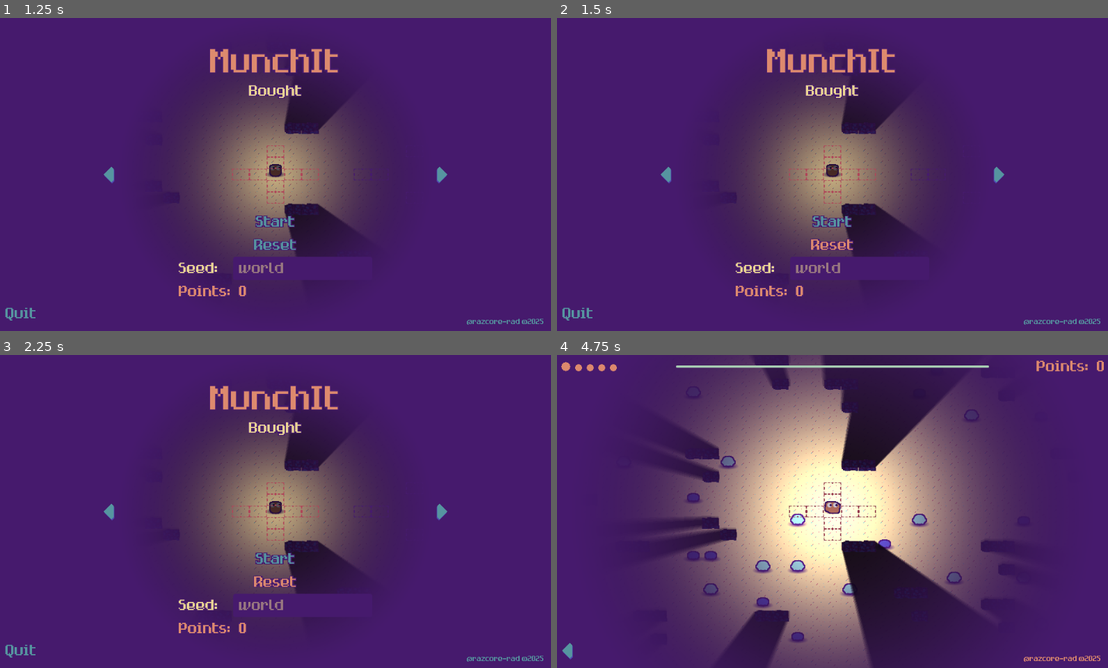
Above: before the commit, frames 1-4 (two rows, left to right).
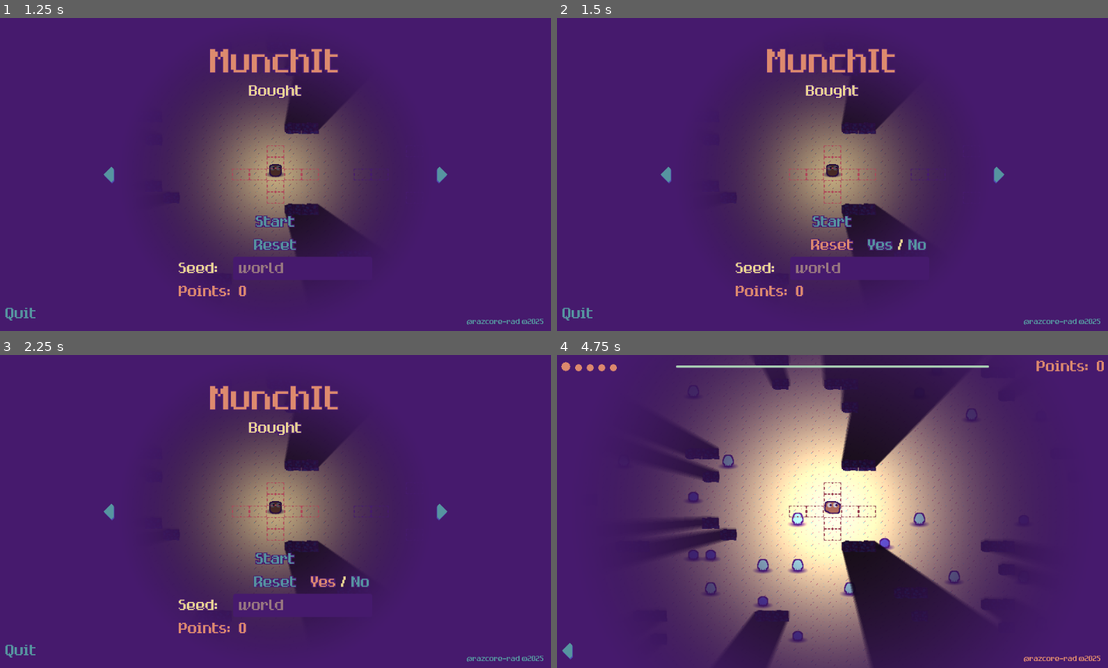
Above: after the commit, the same moments.

Repository: razcore-rad/godot-munchit
Game: Godot game, scene res://main.tscn
Two runs of this game, one before a commit and one after it. Both use one fixed random seed, a clock stepped at 60 frames per second and the inputs below.
Inputs (mouse positions are in pixels of both pictures, inside the frame that each line leads up to):
- Up to frame 1 (1.25 s): click (303, 268) at 0.52 s; type "Alex" at 0.6 s
- Up to frame 2 (1.5 s): click "Reset" at 1.25 s
- Up to frame 3 (2.25 s): click (325, 583) at 2 s, where only the run after the commit has a clickable "Yes"
- Up to frame 4 (4.75 s): click (915, 583) at 2.75 s, where only the run after the commit has a clickable "No"; click "Start" at 3.5 s; click "@razcore-rad ©2025" at 4.25 s

Frame 1 is identical in both runs. In frame 2, 0.2% of the frame differs, in the area x 56-68%, y 70-75%; in frame 3, 0.4%; in frame 4, 0.4%, in the area x 23-75%, y 17-91%.

Commit message:
feat: cover most of graphics & mechanics bofore audio

Diff:
--- a/entities/enemies/enemy_2d_a.tscn
+++ b/entities/enemies/enemy_2d_a.tscn
@@ -1,8 +1,8 @@
-[gd_scene load_steps=7 format=3 uid="uid://bgp7ukyuf5mtq"]
+[gd_scene load_steps=8 format=3 uid="uid://bgp7ukyuf5mtq"]
 
 [ext_resource type="PackedScene" uid="uid://cyg5mmbtdwxb8" path="res://entities/enemies/enemy_2d.tscn" id="1_tlrju"]
 [ext_resource type="PackedScene" uid="uid://jlhatc0x6ggi" path="res://entities/move_area_collision_shape_2d.tscn" id="2_tlrju"]
-[ext_resource type="Texture2D" uid="uid://04l13dw4h1ao" path="res://entities/enemies/assets/enemies.png" id="3_tlrju"]
+[ext_resource type="Texture2D" uid="uid://1gqo64nu17or" path="res://entities/enemies/enemies.png" id="3_tlrju"]
 
 [sub_resource type="AtlasTexture" id="AtlasTexture_eveg7"]
 atlas = ExtResource("3_tlrju")
@@ -12,14 +12,21 @@
 atlas = ExtResource("3_tlrju")
 region = Rect2(32, 0, 32, 32)
 
+[sub_resource type="AtlasTexture" id="AtlasTexture_fdirg"]
+atlas = ExtResource("3_tlrju")
+region = Rect2(64, 0, 32, 32)
+
 [sub_resource type="SpriteFrames" id="SpriteFrames_tlrju"]
 animations = [{
 "frames": [{
 "duration": 1.0,
 "texture": SubResource("AtlasTexture_eveg7")
 }, {
-"duration": 1.5,
+"duration": 1.3,
 "texture": SubResource("AtlasTexture_scny1")
+}, {
+"duration": 0.78,
+"texture": SubResource("AtlasTexture_fdirg")
 }],
 "loop": true,
 "name": &"default",
--- a/entities/enemies/enemy_2d_b.tscn
+++ b/entities/enemies/enemy_2d_b.tscn
@@ -1,8 +1,8 @@
-[gd_scene load_steps=7 format=3 uid="uid://5n0tfoc3ta3v"]
+[gd_scene load_steps=8 format=3 uid="uid://5n0tfoc3ta3v"]
 
 [ext_resource type="PackedScene" uid="uid://cyg5mmbtdwxb8" path="res://entities/enemies/enemy_2d.tscn" id="1_vejp2"]
 [ext_resource type="PackedScene" uid="uid://jlhatc0x6ggi" path="res://entities/move_area_collision_shape_2d.tscn" id="2_vejp2"]
-[ext_resource type="Texture2D" uid="uid://04l13dw4h1ao" path="res://entities/enemies/assets/enemies.png" id="3_vejp2"]
+[ext_resource type="Texture2D" uid="uid://1gqo64nu17or" path="res://entities/enemies/enemies.png" id="3_vejp2"]
 
 [sub_resource type="AtlasTexture" id="AtlasTexture_miwre"]
 atlas = ExtResource("3_vejp2")
@@ -12,14 +12,21 @@
 atlas = ExtResource("3_vejp2")
 region = Rect2(32, 32, 32, 32)
 
+[sub_resource type="AtlasTexture" id="AtlasTexture_yf2pk"]
+atlas = ExtResource("3_vejp2")
+region = Rect2(64, 32, 32, 32)
+
 [sub_resource type="SpriteFrames" id="SpriteFrames_vejp2"]
 animations = [{
 "frames": [{
 "duration": 1.0,
 "texture": SubResource("AtlasTexture_miwre")
 }, {
-"duration": 1.5,
+"duration": 1.54,
 "texture": SubResource("AtlasTexture_563na")
+}, {
+"duration": 0.8,
+"texture": SubResource("AtlasTexture_yf2pk")
 }],
 "loop": true,
 "name": &"default",
--- a/entities/enemies/enemy_2d_c.tscn
+++ b/entities/enemies/enemy_2d_c.tscn
@@ -1,25 +1,32 @@
-[gd_scene load_steps=7 format=3 uid="uid://dyhsml17xc531"]
+[gd_scene load_steps=8 format=3 uid="uid://dyhsml17xc531"]
 
 [ext_resource type="PackedScene" uid="uid://cyg5mmbtdwxb8" path="res://entities/enemies/enemy_2d.tscn" id="1_wd2xg"]
 [ext_resource type="PackedScene" uid="uid://jlhatc0x6ggi" path="res://entities/move_area_collision_shape_2d.tscn" id="2_wd2xg"]
-[ext_resource type="Texture2D" uid="uid://04l13dw4h1ao" path="res://entities/enemies/assets/enemies.png" id="3_trpx6"]
+[ext_resource type="Texture2D" uid="uid://1gqo64nu17or" path="res://entities/enemies/enemies.png" id="3_wd2xg"]
 
-[sub_resource type="AtlasTexture" id="AtlasTexture_miwre"]
-atlas = ExtResource("3_trpx6")
-region = Rect2(0, 32, 32, 32)
+[sub_resource type="AtlasTexture" id="AtlasTexture_bslto"]
+atlas = ExtResource("3_wd2xg")
+region = Rect2(0, 64, 32, 32)
 
-[sub_resource type="AtlasTexture" id="AtlasTexture_563na"]
-atlas = ExtResource("3_trpx6")
-region = Rect2(32, 32, 32, 32)
+[sub_resource type="AtlasTexture" id="AtlasTexture_trpx6"]
+atlas = ExtResource("3_wd2xg")
+region = Rect2(32, 64, 32, 32)
+
+[sub_resource type="AtlasTexture" id="AtlasTexture_46dot"]
+atlas = ExtResource("3_wd2xg")
+region = Rect2(64, 64, 32, 32)
 
 [sub_resource type="SpriteFrames" id="SpriteFrames_vejp2"]
 animations = [{
 "frames": [{
 "duration": 1.0,
-"texture": SubResource("AtlasTexture_miwre")
+"texture": SubResource("AtlasTexture_bslto")
 }, {
-"duration": 1.5,
-"texture": SubResource("AtlasTexture_563na")
+"duration": 1.45,
+"texture": SubResource("AtlasTexture_trpx6")
+}, {
+"duration": 0.76,
+"texture": SubResource("AtlasTexture_46dot")
 }],
 "loop": true,
 "name": &"default",
--- a/entities/enemies/enemy_2d_d.tscn
+++ b/entities/enemies/enemy_2d_d.tscn
@@ -1,25 +1,32 @@
-[gd_scene load_steps=7 format=3 uid="uid://nyyhoa4rkjuy"]
+[gd_scene load_steps=8 format=3 uid="uid://nyyhoa4rkjuy"]
 
 [ext_resource type="PackedScene" uid="uid://cyg5mmbtdwxb8" path="res://entities/enemies/enemy_2d.tscn" id="1_foed7"]
 [ext_resource type="PackedScene" uid="uid://jlhatc0x6ggi" path="res://entities/move_area_collision_shape_2d.tscn" id="2_bx2cv"]
-[ext_resource type="Texture2D" uid="uid://04l13dw4h1ao" path="res://entities/enemies/assets/enemies.png" id="3_f37xk"]
+[ext_resource type="Texture2D" uid="uid://1gqo64nu17or" path="res://entities/enemies/enemies.png" id="3_foed7"]
 
-[sub_resource type="AtlasTexture" id="AtlasTexture_miwre"]
-atlas = ExtResource("3_f37xk")
-region = Rect2(0, 32, 32, 32)
+[sub_resource type="AtlasTexture" id="AtlasTexture_bx2cv"]
+atlas = ExtResource("3_foed7")
+region = Rect2(0, 96, 32, 32)
 
-[sub_resource type="AtlasTexture" id="AtlasTexture_563na"]
-atlas = ExtResource("3_f37xk")
-region = Rect2(32, 32, 32, 32)
+[sub_resource type="AtlasTexture" id="AtlasTexture_f37xk"]
+atlas = ExtResource("3_foed7")
+region = Rect2(32, 96, 32, 32)
+
+[sub_resource type="AtlasTexture" id="AtlasTexture_g6wyp"]
+atlas = ExtResource("3_foed7")
+region = Rect2(64, 96, 32, 32)
 
 [sub_resource type="SpriteFrames" id="SpriteFrames_vejp2"]
 animations = [{
 "frames": [{
 "duration": 1.0,
-"texture": SubResource("AtlasTexture_miwre")
+"texture": SubResource("AtlasTexture_bx2cv")
 }, {
-"duration": 1.5,
-"texture": SubResource("AtlasTexture_563na")
+"duration": 1.43,
+"texture": SubResource("AtlasTexture_f37xk")
+}, {
+"duration": 0.9,
+"texture": SubResource("AtlasTexture_g6wyp")
 }],
 "loop": true,
 "name": &"default",
--- a/entities/enemies/enemy_2d_e.tscn
+++ b/entities/enemies/enemy_2d_e.tscn
@@ -1,25 +1,32 @@
-[gd_scene load_steps=7 format=3 uid="uid://cbco7laih6b3p"]
+[gd_scene load_steps=8 format=3 uid="uid://cbco7laih6b3p"]
 
 [ext_resource type="PackedScene" uid="uid://cyg5mmbtdwxb8" path="res://entities/enemies/enemy_2d.tscn" id="1_8b5vp"]
 [ext_resource type="PackedScene" uid="uid://jlhatc0x6ggi" path="res://entities/move_area_collision_shape_2d.tscn" id="2_c7nab"]
-[ext_resource type="Texture2D" uid="uid://04l13dw4h1ao" path="res://entities/enemies/assets/enemies.png" id="3_gy6nf"]
+[ext_resource type="Texture2D" uid="uid://1gqo64nu17or" path="res://entities/enemies/enemies.png" id="3_8b5vp"]
 
-[sub_resource type="AtlasTexture" id="AtlasTexture_miwre"]
-atlas = ExtResource("3_gy6nf")
-region = Rect2(0, 32, 32, 32)
+[sub_resource type="AtlasTexture" id="AtlasTexture_c7nab"]
+atlas = ExtResource("3_8b5vp")
+region = Rect2(0, 128, 32, 32)
 
-[sub_resource type="AtlasTexture" id="AtlasTexture_563na"]
-atlas = ExtResource("3_gy6nf")
-region = Rect2(32, 32, 32, 32)
+[sub_resource type="AtlasTexture" id="AtlasTexture_gy6nf"]
+atlas = ExtResource("3_8b5vp")
+region = Rect2(32, 128, 32, 32)
+
+[sub_resource type="AtlasTexture" id="AtlasTexture_wr352"]
+atlas = ExtResource("3_8b5vp")
+region = Rect2(64, 128, 32, 32)
 
 [sub_resource type="SpriteFrames" id="SpriteFrames_vejp2"]
 animations = [{
 "frames": [{
 "duration": 1.0,
-"texture": SubResource("AtlasTexture_miwre")
+"texture": SubResource("AtlasTexture_c7nab")
 }, {
-"duration": 1.5,
-"texture": SubResource("AtlasTexture_563na")
+"duration": 1.37,
+"texture": SubResource("AtlasTexture_gy6nf")
+}, {
+"duration": 0.83,
+"texture": SubResource("AtlasTexture_wr352")
 }],
 "loop": true,
 "name": &"default",
@@ -85,7 +92,7 @@
 
 [node name="AnimatedSprite2D" parent="Skin2D" index="0"]
 unique_name_in_owner = true
-modulate = Color(0.321569, 0.294118, 0.701961, 1)
+modulate = Color(0.439216, 0.152941, 0.509804, 1)
 sprite_frames = SubResource("SpriteFrames_vejp2")
 
 [editable path="Areas2D/MoveArea2D/MoveAreaCollisionShape2D"]
--- a/entities/enemies/enemy_2d_f.tscn
+++ b/entities/enemies/enemy_2d_f.tscn
@@ -1,25 +1,32 @@
-[gd_scene load_steps=7 format=3 uid="uid://b37o62553ksjd"]
+[gd_scene load_steps=8 format=3 uid="uid://b37o62553ksjd"]
 
 [ext_resource type="PackedScene" uid="uid://cyg5mmbtdwxb8" path="res://entities/enemies/enemy_2d.tscn" id="1_w4d5f"]
 [ext_resource type="PackedScene" uid="uid://jlhatc0x6ggi" path="res://entities/move_area_collision_shape_2d.tscn" id="2_x6mj7"]
-[ext_resource type="Texture2D" uid="uid://04l13dw4h1ao" path="res://entities/enemies/assets/enemies.png" id="3_4jpuy"]
+[ext_resource type="Texture2D" uid="uid://1gqo64nu17or" path="res://entities/enemies/enemies.png" id="3_w4d5f"]
 
-[sub_resource type="AtlasTexture" id="AtlasTexture_miwre"]
-atlas = ExtResource("3_4jpuy")
-region = Rect2(0, 32, 32, 32)
+[sub_resource type="AtlasTexture" id="AtlasTexture_x6mj7"]
+atlas = ExtResource("3_w4d5f")
+region = Rect2(0, 160, 32, 32)
 
-[sub_resource type="AtlasTexture" id="AtlasTexture_563na"]
-atlas = ExtResource("3_4jpuy")
-region = Rect2(32, 32, 32, 32)
+[sub_resource type="AtlasTexture" id="AtlasTexture_4jpuy"]
+atlas = ExtResource("3_w4d5f")
+region = Rect2(32, 160, 32, 32)
+
+[sub_resource type="AtlasTexture" id="AtlasTexture_mw48n"]
+atlas = ExtResource("3_w4d5f")
+region = Rect2(64, 160, 32, 32)
 
 [sub_resource type="SpriteFrames" id="SpriteFrames_vejp2"]
 animations = [{
 "frames": [{
 "duration": 1.0,
-"texture": SubResource("AtlasTexture_miwre")
+"texture": SubResource("AtlasTexture_x6mj7")
 }, {
-"duration": 1.5,
-"texture": SubResource("AtlasTexture_563na")
+"duration": 1.6,
+"texture": SubResource("AtlasTexture_4jpuy")
+}, {
+"duration": 0.94,
+"texture": SubResource("AtlasTexture_mw48n")
 }],
 "loop": true,
 "name": &"default",
@@ -106,7 +113,7 @@
 
 [node name="AnimatedSprite2D" parent="Skin2D" index="0"]
 unique_name_in_owner = true
-modulate = Color(0.439216, 0.152941, 0.509804, 1)
+modulate = Color(0.690196, 0.270588, 0.352941, 1)
 sprite_frames = SubResource("SpriteFrames_vejp2")
 
 [editable path="Areas2D/MoveArea2D/MoveAreaCollisionShape2D"]
--- a/entities/enemies/enemy_2d_g.tscn
+++ b/entities/enemies/enemy_2d_g.tscn
@@ -1,25 +1,32 @@
-[gd_scene load_steps=7 format=3 uid="uid://ntjc3ebe3fe8"]
+[gd_scene load_steps=8 format=3 uid="uid://ntjc3ebe3fe8"]
 
 [ext_resource type="PackedScene" uid="uid://cyg5mmbtdwxb8" path="res://entities/enemies/enemy_2d.tscn" id="1_w4d5f"]
 [ext_resource type="PackedScene" uid="uid://jlhatc0x6ggi" path="res://entities/move_area_collision_shape_2d.tscn" id="2_x6mj7"]
-[ext_resource type="Texture2D" uid="uid://04l13dw4h1ao" path="res://entities/enemies/assets/enemies.png" id="3_4jpuy"]
+[ext_resource type="Texture2D" uid="uid://1gqo64nu17or" path="res://entities/enemies/enemies.png" id="3_jc1ar"]
 
-[sub_resource type="AtlasTexture" id="AtlasTexture_miwre"]
-atlas = ExtResource("3_4jpuy")
-region = Rect2(0, 32, 32, 32)
+[sub_resource type="AtlasTexture" id="AtlasTexture_60t7i"]
+atlas = ExtResource("3_jc1ar")
+region = Rect2(0, 192, 32, 32)
 
-[sub_resource type="AtlasTexture" id="AtlasTexture_563na"]
-atlas = ExtResource("3_4jpuy")
-region = Rect2(32, 32, 32, 32)
+[sub_resource type="AtlasTexture" id="AtlasTexture_se2dw"]
+atlas = ExtResource("3_jc1ar")
+region = Rect2(32, 192, 32, 32)
+
+[sub_resource type="AtlasTexture" id="AtlasTexture_r1itk"]
+atlas = ExtResource("3_jc1ar")
+region = Rect2(64, 192, 32, 32)
 
 [sub_resource type="SpriteFrames" id="SpriteFrames_vejp2"]
 animations = [{
 "frames": [{
 "duration": 1.0,
-"texture": SubResource("AtlasTexture_miwre")
+"texture": SubResource("AtlasTexture_60t7i")
 }, {
-"duration": 1.5,
-"texture": SubResource("AtlasTexture_563na")
+"duration": 1.43,
+"texture": SubResource("AtlasTexture_se2dw")
+}, {
+"duration": 0.67,
+"texture": SubResource("AtlasTexture_r1itk")
 }],
 "loop": true,
 "name": &"default",
@@ -127,8 +134,9 @@
 
 [node name="AnimatedSprite2D" parent="Skin2D" index="0"]
 unique_name_in_owner = true
-modulate = Color(0.278431, 0.105882, 0.431373, 1)
+modulate = Color(0.341176, 0.588235, 0.631373, 1)
 sprite_frames = SubResource("SpriteFrames_vejp2")
+frame_progress = 0.6645
 
 [editable path="Areas2D/MoveArea2D/MoveAreaCollisionShape2D"]
 [editable path="Areas2D/MoveArea2D/MoveAreaCollisionShape2D2"]
--- a/entities/enemies/stinger_enemy_2d.tscn
+++ b/entities/enemies/stinger_enemy_2d.tscn
@@ -3,7 +3,7 @@
 [ext_resource type="PackedScene" uid="uid://b252do5nimfkg" path="res://entities/entity_2d.tscn" id="1_0ail3"]
 [ext_resource type="Script" uid="uid://cc2jglfyhmqqn" path="res://entities/enemies/stinger_enemy_2d.gd" id="2_i3isv"]
 [ext_resource type="Shader" uid="uid://nu0e1o8wd5d4" path="res://entities/outline.gdshader" id="3_lf8yw"]
-[ext_resource type="Texture2D" uid="uid://04l13dw4h1ao" path="res://entities/enemies/assets/enemies.png" id="4_0ail3"]
+[ext_resource type="Texture2D" uid="uid://1gqo64nu17or" path="res://entities/enemies/enemies.png" id="4_0ail3"]
 
 [sub_resource type="ShaderMaterial" id="ShaderMaterial_0ail3"]
 shader = ExtResource("3_lf8yw")
@@ -12,19 +12,19 @@
 
 [sub_resource type="AtlasTexture" id="AtlasTexture_i3isv"]
 atlas = ExtResource("4_0ail3")
-region = Rect2(0, 64, 32, 32)
+region = Rect2(0, 224, 32, 32)
 
 [sub_resource type="AtlasTexture" id="AtlasTexture_lf8yw"]
 atlas = ExtResource("4_0ail3")
-region = Rect2(32, 64, 32, 32)
+region = Rect2(32, 224, 32, 32)
 
 [sub_resource type="AtlasTexture" id="AtlasTexture_0ds0w"]
 atlas = ExtResource("4_0ail3")
-region = Rect2(64, 64, 32, 32)
+region = Rect2(64, 224, 32, 32)
 
 [sub_resource type="AtlasTexture" id="AtlasTexture_ltgev"]
 atlas = ExtResource("4_0ail3")
-region = Rect2(96, 64, 32, 32)
+region = Rect2(96, 224, 32, 32)
 
 [sub_resource type="SpriteFrames" id="SpriteFrames_i3isv"]
 animations = [{
--- a/entities/player/player_2d.gd
+++ b/entities/player/player_2d.gd
@@ -52,9 +52,10 @@
 
 
 func _on_skin_sub_viewport_blob(blob_count: int, is_added: bool) -> void:
-	visible = blob_count > 0
 	if not is_added:
 		eyes_animation_player.play("attacked")
+		if blob_count <= 0:
+			animation_player.play("die")
 
 
 func _on_detect_area_input_event(_viewport: Node, event: InputEvent, _shape_idx: int) -> void:
--- a/entities/player/player_2d.tscn
+++ b/entities/player/player_2d.tscn
@@ -19,6 +19,11 @@
 shader = ExtResource("3_aymf0")
 shader_parameter/threshold = 0.05
 shader_parameter/color = Color(0.870588, 0.545098, 0.435294, 1)
+
+[sub_resource type="ShaderMaterial" id="ShaderMaterial_is22s"]
+shader = ExtResource("4_lnv7a")
+shader_parameter/color = Color(1, 1, 1, 1)
+shader_parameter/threshold = -1.0
 
 [sub_resource type="ShaderMaterial" id="ShaderMaterial_4co2k"]
 shader = ExtResource("4_lnv7a")
@@ -178,6 +183,54 @@
 "update": 0,
 "values": [Color(0.870588, 0.545098, 0.435294, 1)]
 }
+tracks/4/type = "value"
+tracks/4/imported = false
+tracks/4/enabled = true
+tracks/4/path = NodePath("%Extra2D/..:scale")
+tracks/4/interp = 1
+tracks/4/loop_wrap = true
+tracks/4/keys = {
+"times": PackedFloat32Array(0),
+"transitions": PackedFloat32Array(1),
+"update": 0,
+"values": [Vector2(1, 1)]
+}
+tracks/5/type = "value"
+tracks/5/imported = false
+tracks/5/enabled = true
+tracks/5/path = NodePath("%MouthAnimatedSprite2D/..:visible")
+tracks/5/interp = 1
+tracks/5/loop_wrap = true
+tracks/5/keys = {
+"times": PackedFloat32Array(0),
+"transitions": PackedFloat32Array(1),
+"update": 1,
+"values": [true]
+}
+tracks/6/type = "value"
+tracks/6/imported = false
+tracks/6/enabled = true
+tracks/6/path = NodePath("%Extra2D/../..:visible")
+tracks/6/interp = 1
+tracks/6/loop_wrap = true
+tracks/6/keys = {
+"times": PackedFloat32Array(0),
+"transitions": PackedFloat32Array(1),
+"update": 1,
+"values": [true]
+}
+tracks/7/type = "value"
+tracks/7/imported = false
+tracks/7/enabled = true
+tracks/7/path = NodePath("CanvasGroup/SkinSubViewportContainer/SkinSubViewport/ColorRect:visible")
+tracks/7/interp = 1
+tracks/7/loop_wrap = true
+tracks/7/keys = {
+"times": PackedFloat32Array(0),
+"transitions": PackedFloat32Array(1),
+"update": 1,
+"values": [false]
+}
 
 [sub_resource type="Animation" id="Animation_chs0w"]
 resource_name = "eat"
@@ -273,9 +326,62 @@
 "values": [Color(0.870588, 0.545098, 0.435294, 1), Color(0.690196, 0.270588, 0.352941, 1)]
 }
 
+[sub_resource type="Animation" id="Animation_x41kj"]
+resource_name = "die"
+length = 0.4
+tracks/0/type = "value"
+tracks/0/imported = false
+tracks/0/enabled = true
+tracks/0/path = NodePath("%Extra2D/..:scale")
+tracks/0/interp = 1
+tracks/0/loop_wrap = true
+tracks/0/keys = {
+"times": PackedFloat32Array(0, 0.1, 0.4),
+"transitions": PackedFloat32Array(2, 0.5, 1),
+"update": 0,
+"values": [Vector2(1, 1), Vector2(0.8, 1.4), Vector2(1.4, 0.4)]
+}
+tracks/1/type = "value"
+tracks/1/imported = false
+tracks/1/enabled = true
+tracks/1/path = NodePath("%MouthAnimatedSprite2D/..:visible")
+tracks/1/interp = 1
+tracks/1/loop_wrap = true
+tracks/1/keys = {
+"times": PackedFloat32Array(0, 0.3, 0.4),
+"transitions": PackedFloat32Array(1, 1, 1),
+"update": 1,
+"values": [true, false, true]
+}
+tracks/2/type = "value"
+tracks/2/imported = false
+tracks/2/enabled = true
+tracks/2/path = NodePath("%Extra2D/../..:visible")
+tracks/2/interp = 1
+tracks/2/loop_wrap = true
+tracks/2/keys = {
+"times": PackedFloat32Array(0, 0.4),
+"transitions": PackedFloat32Array(1, 1),
+"update": 1,
+"values": [true, false]
+}
+tracks/3/type = "value"
+tracks/3/imported = false
+tracks/3/enabled = true
+tracks/3/path = NodePath("CanvasGroup/SkinSubViewportContainer/SkinSubViewport/ColorRect:visible")
+tracks/3/interp = 1
+tracks/3/loop_wrap = true
+tracks/3/keys = {
+"times": PackedFloat32Array(0),
+"transitions": PackedFloat32Array(1),
+"update": 1,
+"values": [true]
+}
+
 [sub_resource type="AnimationLibrary" id="AnimationLibrary_qalwy"]
 _data = {
 &"RESET": SubResource("Animation_is22s"),
+&"die": SubResource("Animation_x41kj"),
 &"eat": SubResource("Animation_chs0w"),
 &"lose_points": SubResource("Animation_2sf31")
 }
@@ -319,7 +425,6 @@
 
 [node name="CanvasGroup" type="CanvasGroup" parent="." index="3"]
 material = SubResource("ShaderMaterial_u8ep7")
-position = Vector2(0, -5)
 
 [node name="SkinSubViewportContainer" type="SubViewportContainer" parent="CanvasGroup" index="0"]
 material = SubResource("ShaderMaterial_5pdhx")
@@ -330,9 +435,9 @@
 anchor_right = 0.5
 anchor_bottom = 0.5
 offset_left = -100.0
-offset_top = -150.0
+offset_top = -155.0
 offset_right = 100.0
-offset_bottom = 50.0
+offset_bottom = 45.0
 grow_horizontal = 2
 grow_vertical = 2
 mouse_filter = 2
@@ -342,9 +447,26 @@
 unique_name_in_owner = true
 size = Vector2i(200, 200)
 
+[node name="ColorRect" type="ColorRect" parent="CanvasGroup/SkinSubViewportContainer/SkinSubViewport" index="2"]
+visible = false
+material = SubResource("ShaderMaterial_is22s")
+custom_minimum_size = Vector2(20, 20)
+anchors_preset = 8
+anchor_left = 0.5
+anchor_top = 0.5
+anchor_right = 0.5
+anchor_bottom = 0.5
+offset_left = -10.0
+offset_top = 39.0
+offset_right = 10.0
+offset_bottom = 59.0
+grow_horizontal = 2
+grow_vertical = 2
+mouse_filter = 2
+
 [node name="Extra2D" type="Node2D" parent="CanvasGroup" index="1"]
 unique_name_in_owner = true
-position = Vector2(0, -5)
+position = Vector2(0, -10)
 
 [node name="Eyes2D" type="Node2D" parent="CanvasGroup/Extra2D" index="0"]
 
@@ -464,7 +586,6 @@
 
 [node name="AnimationPlayer" type="AnimationPlayer" parent="." index="6"]
 unique_name_in_owner = true
-root_node = NodePath("../CanvasGroup/Extra2D/MouthAnimatedSprite2D/GPUParticles2D")
 libraries = {
 &"": SubResource("AnimationLibrary_qalwy")
 }
--- a/main.gd
+++ b/main.gd
@@ -177,6 +177,7 @@
 		blink_tween.tween_property(points_label, "modulate", points_label_modulate, 0.05)
 
 	await main_tween.finished
+	player.animation_player.play("RESET")
 	if blink_tween != null and point_count > 0:
 		blink_tween.kill()
 
@@ -206,8 +207,6 @@
 		blink_tween.kill()
 		menu_control.menu_points_label.modulate = menu_control_points_label_modulate
 
-	player.skin_sub_viewport.add_blob()
-
 	main_tween = create_tween().set_trans(Tween.TRANS_SINE)
 	main_tween.tween_property(base_point_light, "energy", base_point_light_start_enerty, 2.0)
 	main_tween.parallel().tween_property(base_point_light, "texture_scale", base_point_light_start_texture_scale, 2.0)
--- a/main.tscn
+++ b/main.tscn
@@ -495,10 +495,51 @@
 unique_name_in_owner = true
 material = SubResource("ShaderMaterial_4c57u")
 layout_mode = 2
+size_flags_horizontal = 3
 tooltip_text = "Reset Game State"
 focus_mode = 0
 shortcut = SubResource("Shortcut_074og")
 text = "Reset"
+flat = true
+
+[node name="ResetHBoxContainer" type="HBoxContainer" parent="CanvasLayer/Control/MenuControl/VBoxContainer/InputVBoxContainer/ResetButton"]
+unique_name_in_owner = true
+visible = false
+layout_mode = 1
+anchors_preset = 6
+anchor_left = 1.0
+anchor_top = 0.5
+anchor_right = 1.0
+anchor_bottom = 0.5
+offset_left = -110.0
+offset_top = -20.0
+offset_bottom = 20.0
+grow_horizontal = 0
+grow_vertical = 2
+mouse_filter = 0
+
+[node name="ResetYesButton" type="Button" parent="CanvasLayer/Control/MenuControl/VBoxContainer/InputVBoxContainer/ResetButton/ResetHBoxContainer"]
+unique_name_in_owner = true
+material = SubResource("ShaderMaterial_4c57u")
+layout_mode = 2
+size_flags_horizontal = 3
+tooltip_text = "Reset Game State"
+focus_mode = 0
+text = "Yes"
+flat = true
+
+[node name="Label" type="Label" parent="CanvasLayer/Control/MenuControl/VBoxContainer/InputVBoxContainer/ResetButton/ResetHBoxContainer"]
+layout_mode = 2
+text = "/"
+
+[node name="ResetNoButton" type="Button" parent="CanvasLayer/Control/MenuControl/VBoxContainer/InputVBoxContainer/ResetButton/ResetHBoxContainer"]
+unique_name_in_owner = true
+material = SubResource("ShaderMaterial_4c57u")
+layout_mode = 2
+size_flags_horizontal = 3
+tooltip_text = "Reset Game State"
+focus_mode = 0
+text = "No"
 flat = true
 
 [node name="GridContainer" type="GridContainer" parent="CanvasLayer/Control/MenuControl/VBoxContainer/InputVBoxContainer"]
--- a/ui/menu_control.gd
+++ b/ui/menu_control.gd
@@ -43,6 +43,9 @@
 @onready var seed_text_edit: TextEdit = %SeedTextEdit
 @onready var menu_points_label: Label = %MenuPointsLabel
 @onready var reset_button: Button = %ResetButton
+@onready var reset_h_box_container: HBoxContainer = %ResetHBoxContainer
+@onready var reset_no_button: Button = %ResetNoButton
+@onready var reset_yes_button: Button = %ResetYesButton
 @onready var quit_button: Button = %QuitButton
 
 
@@ -71,7 +74,9 @@
 	left_texture_button.pressed.connect(_on_texture_button.bind(-1))
 	right_texture_button.pressed.connect(_on_texture_button.bind(1))
 	buy_button.pressed.connect(_on_buy_button_pressed)
-	reset_button.pressed.connect(_on_reset_button_pressed)
+	reset_button.pressed.connect(reset_h_box_container.set_visible.bind(true))
+	reset_no_button.pressed.connect(reset_h_box_container.set_visible.bind(false))
+	reset_yes_button.pressed.connect(_on_reset_yes_button_pressed)
 	quit_button.pressed.connect(get_tree().quit)
 	_setup()
 
@@ -111,7 +116,7 @@
 		unlocked_all.emit()
 
 
-func _on_reset_button_pressed() -> void:
+func _on_reset_yes_button_pressed() -> void:
 	set_menu_point_count(0)
 	update_save({point_count =  0, move_area_file_names = {} as Dictionary[String, Variant]})
 	_setup()
Binary file changed: assets/atlas.png
Binary file removed: entities/enemies/assets/enemies.png
Binary file added: entities/enemies/enemies.png
Not shown, changed: entities/enemies/enemies.png.import
Not shown: 1 places in entities/player/player_2d.tscn that only renumber resources
Not shown: 1 places in main.tscn that only renumber resources
Binary file changed: raw/entities/enemies.ase
Binary file changed: raw/tile_set.ase
Not shown: 1 places in save.tres that only renumber resources
